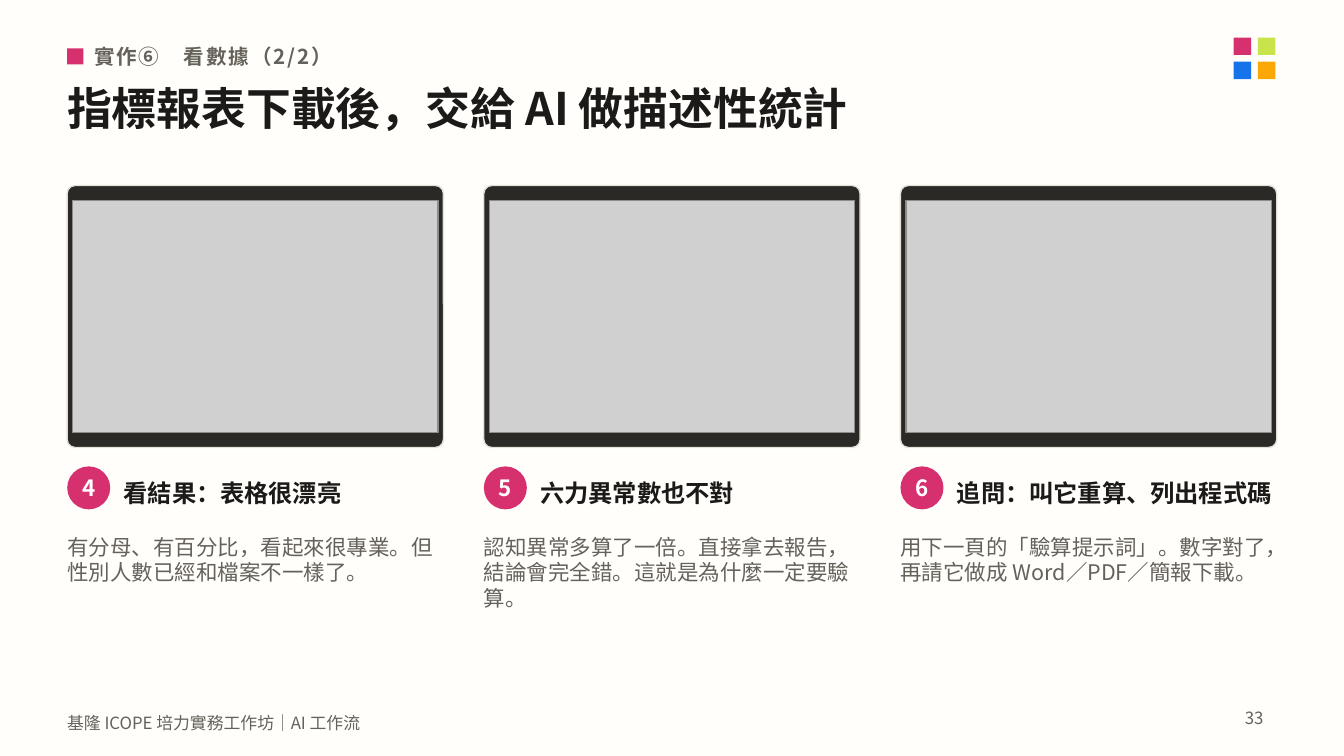
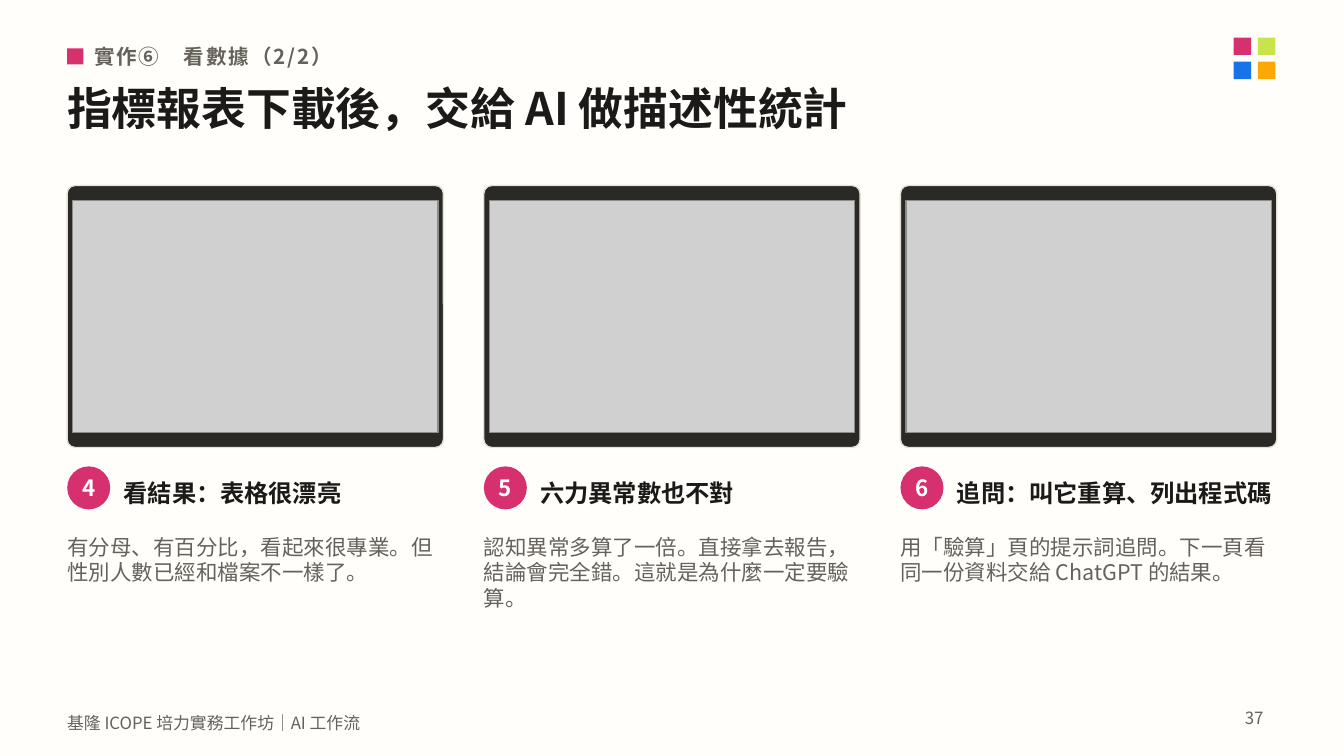
Before and after one commit to mattsue1003/keelung-icope-ai, a slide deck: slide 37 of 基隆ICOPE_AI工作坊_講義.pptx (slide 33 before the commit). Drawn at 1344x756 pixels with LibreOffice and Linux fonts; fonts in the diff are those of the drawing; grey boxes stand for pictures. Boxes give left, top, right and bottom in pixels: in the first picture for what was removed or moved away, otherwise in the second. Text is boxed around its words. In the diff, an @@ line names an element or a change of style, - is before the commit and + after.

```diff
--- a/基隆ICOPE_AI工作坊_講義.pptx
+++ b/基隆ICOPE_AI工作坊_講義.pptx
@@ text at (900, 537, 1266, 582): text changed @@
-用下一頁的「驗算提示詞」。數字對了，再請它做成 Word／PDF／簡報下載。
+用「驗算」頁的提示詞追問。下一頁看同一份資料交給 ChatGPT 的結果。
@@ page number at (1245, 711, 1264, 724): text changed @@
-33
+37
```
Also in this commit, not shown: 7 other slides changed, 6 slides added, 20 other files.
